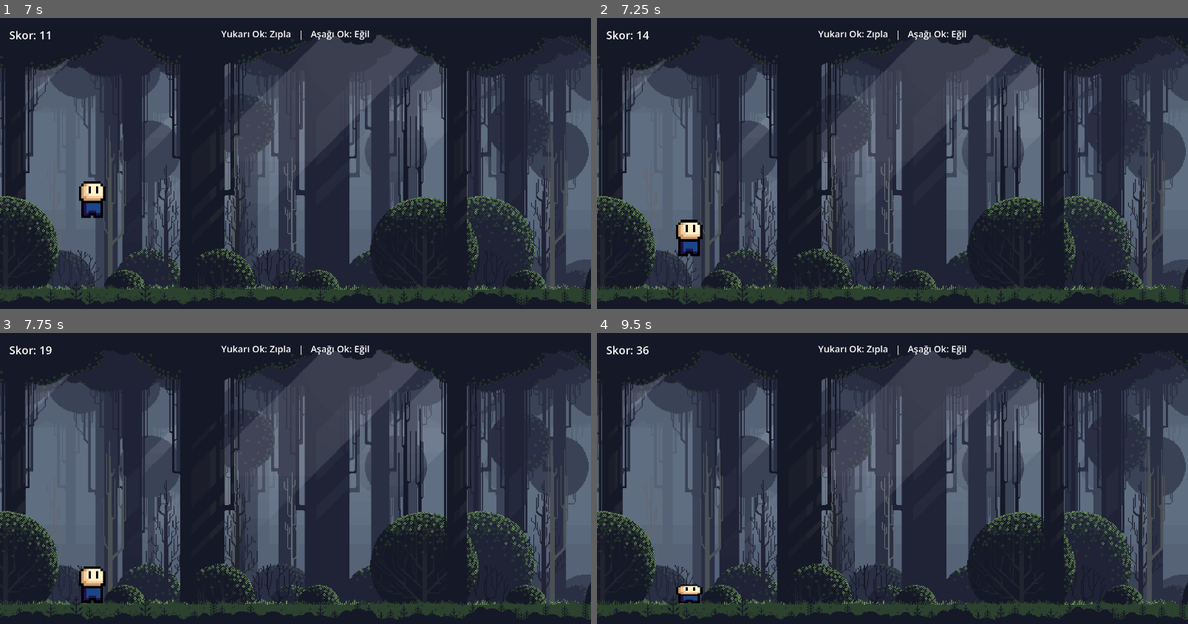
Above: before the commit, frames 1-4 (two rows, left to right).
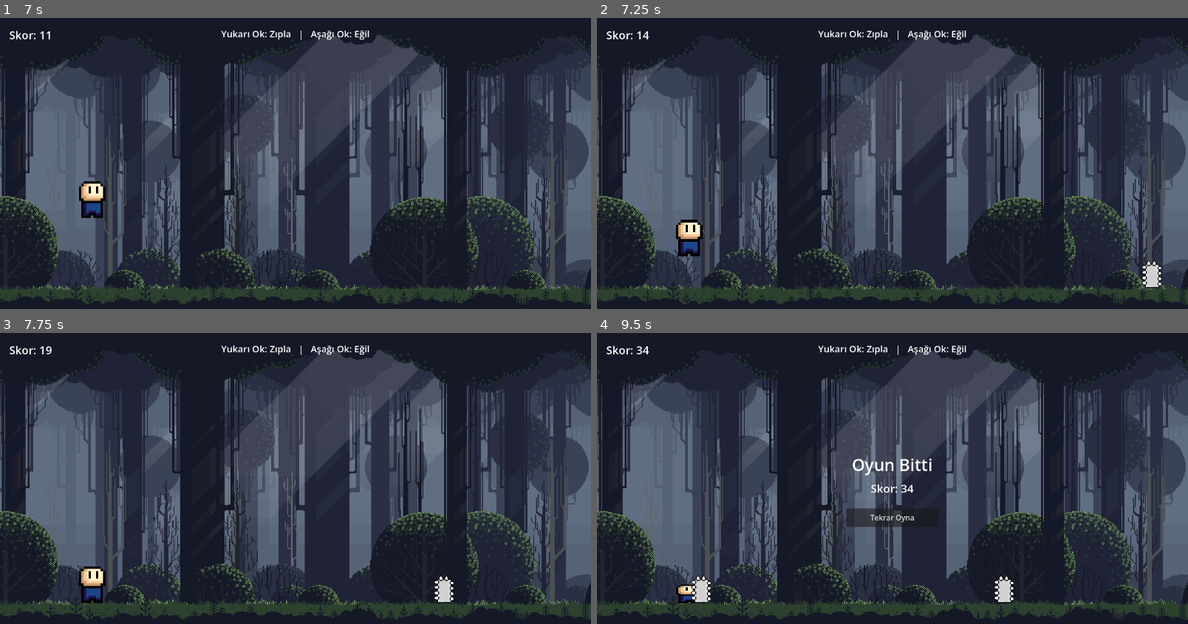
Above: after the commit, the same moments.

Repository: eorhan23/Dodge-Runner
Game: Godot game, scene res://scenes/Main.tscn
The game is run twice, just before and just after one commit, with the same random seed, the same clock (stepped at 60 frames per second) and the same inputs.
Inputs:
- Up to frame 1 (7 s): hold Up (ui_up) 0.53-2.03 s; hold Down (ui_down) 2.03-4.28 s; hold Up (ui_up) 4.28-5.75 s; click "Tekrar Oyna" at 5.75 s; hold Up (ui_up) from 6.53 s (still down)
- Up to frame 2 (7.25 s): keep holding Up (ui_up)
- Up to frame 3 (7.75 s): keep holding Up (ui_up)
- Up to frame 4 (9.5 s): release Up (ui_up) at 8.78 s; hold Down (ui_down) from 8.78 s (still down)

Frame 1 is identical in both runs. In frame 2, 0.3% of the frame differs, in the area x 92-96%, y 83-93%; in frame 3, 0.3%; in frame 4, 1.5%, in the area x 7-71%, y 4-93%.
Error before the commit: Invalid type in function '_clamp_against' in base 'Node (SpawnManager.gd)'. The Object-derived class of argument 2 (previously freed) is not a subclass of the …

Commit message:
hata düzeltimi

Diff:
--- a/src/project.godot
+++ b/src/project.godot
@@ -30,6 +30,6 @@
 
 [rendering]
 
+textures/canvas_textures/default_texture_filter=0
 renderer/rendering_method="gl_compatibility"
 renderer/rendering_method.mobile="gl_compatibility"
-textures/canvas_textures/default_texture_filter=0
--- a/src/scripts/SpawnManager.gd
+++ b/src/scripts/SpawnManager.gd
@@ -13,8 +13,8 @@
 
 var timer: Timer
 
-var _last_ground_obstacle: Node = null
-var _last_top_obstacle: Node = null
+var _last_ground_obstacle = null
+var _last_top_obstacle = null
 
 
 func _ready() -> void:
@@ -60,7 +60,7 @@
 	_last_top_obstacle = _spawn_obstacle(40.0, 100.0, TOP_BOTTOM_Y, safe_speed, spawn_x, true)
 
 
-func _clamp_against(speed: float, other: Node) -> float:
+func _clamp_against(speed: float, other) -> float:
 	# Karşıt tipteki bir önceki engel henüz oyuncuya ulaşmadıysa, yeni engel
 	# onu yakalayıp geçemesin (aksi halde ikisi oyuncunun konumunda çakışıp
 	# aynı anda hem zıplama hem eğilme gerektiren kaçınılmaz bir durum oluşur).
